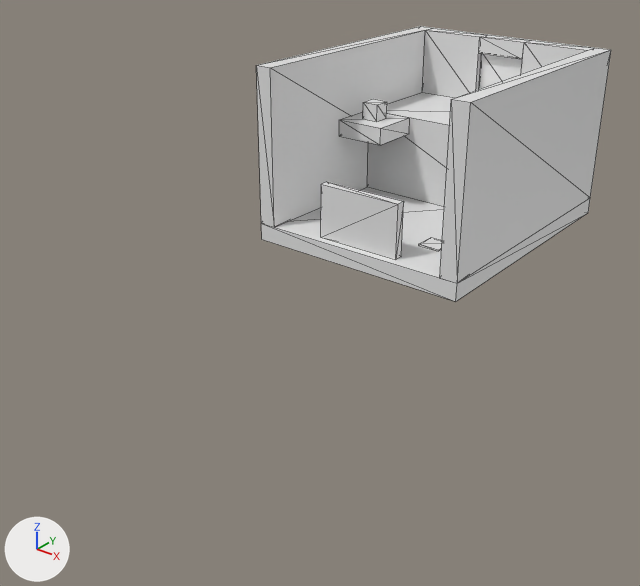
Before and after pictures for a commit that changed the glTF model assets/scene/levels/levels.gltf.
Before and after are seen from a 50 mm lens placed at (26.0, -12.7, 25.2), pointed at (-0.7, 20.6, 4.5). Arrows for +X, +Y and +Z are at lower left; the lights stay in place. Mesh edges are drawn as thin lines. Where no turn or scale is listed for an object, it has been applied to the vertices.

Objects in the first picture: 'CompanionCube.001', 'Door.002', 'Floor.002', 'LevelTrigger.002', 'UnitCube', 'UnitCube.002', 'UnitCube.003', 'UnitCube.004', 'UnitCube.005', 'WallNLeft.002', 'WallNRight.002'.
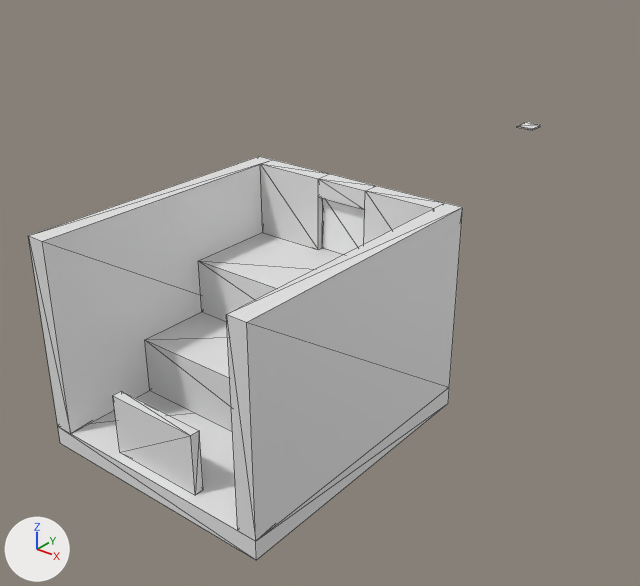
Commit message: Add cat cube

What differs and where, as boxes [x1, y1, x2, y2] in the pictures (640 x 586 px):
'WallE.001', added
    after: [226, 203, 463, 541]
'WallW.001', added
    after: [29, 156, 273, 434]
'UnitCube.002', deleted
    before: [440, 48, 611, 283]
'UnitCube', deleted
    before: [256, 26, 431, 227]
'Floor', added
    after: [58, 388, 449, 560]
'LevelTrigger.002', reshaped, moved (8% wider, 33% taller)
    before: [321, 182, 404, 260]
    after: [113, 391, 203, 495]
'Floor.002', deleted
    before: [261, 187, 590, 302]
'WallNLeft.002', moved
    before: [422, 28, 488, 97]
    after: [260, 160, 329, 250]
'Step1', added
    after: [145, 312, 233, 432]
'UnitCube.003', deleted
    before: [367, 92, 455, 206]
'Step2', added
    after: [198, 233, 343, 322]
'WallNRight.002', moved
    before: [521, 40, 594, 74]
    after: [364, 186, 445, 244]
'Door.002', moved
    before: [479, 54, 522, 89]
    after: [322, 198, 365, 254]
'UnitCube.005', moved
    before: [479, 35, 530, 59]
    after: [318, 174, 377, 210]
'UnitCube.004', deleted
    before: [339, 112, 410, 145]
'CompanionCube.001', reshaped, moved (not visible afterwards)
    before: [363, 99, 387, 121]
'Plate2.001', reshaped (not visible before)
    after: [517, 122, 541, 130]

What the commit changed:
Picture 'cat-cube' (img_cat_cube) is new.
Material 'palette.001' (mat_palette_001) is new.
Its texture is img_cat_cube.
Its roughness is 1.0.
Mesh me_cube_023 is new.
It is a copy of me_cube_023.
Mesh me_cube_016 is new.
It is a copy of me_cube_016.
Mesh me_cube_053 is new.
It is a copy of me_cube_053.
Mesh me_untitled_001 is new.
It has 1708 vertices, 3408 faces and spans x -0.533..0.533, y -0.533..0.533, z 0.0..1.067.
It uses material mat_palette_001 (picture img_cat_cube).
Object 'UnitCube.003' (ob_unitcube_003) is deleted.
Object 'Floor.002' (ob_floor_002) is deleted.
Object 'CompanionCube.001' (ob_companioncube_001) now shows me_cube_053 instead of me_cube_056.
Object 'CompanionCube.001' (ob_companioncube_001) moves from (-4.0, 30.0, 12.0) to (-3.0, 10.0, 1.0).
Object 'UnitCube' (ob_unitcube) is deleted.
Object 'UnitCube.002' (ob_unitcube_002) is deleted.
Object 'UnitCube.004' (ob_unitcube_004) is deleted.
Object 'Door.002' (ob_door_002) moves from (-4.0, 33.0, 13.0) to (-4.0, 17.0, 8.0).
Object 'Plate2.001' (ob_plate2_001) now shows me_cube_023 instead of me_cube_063.
Object 'WallNRight.002' (ob_wallnright_002) moves from (2.0, 38.0, 12.0) to (2.0, 22.0, 7.0).
Object 'WallNLeft.002' (ob_wallnleft_002) moves from (-5.0, 38.0, 12.0) to (-5.0, 22.0, 7.0).
Object 'UnitCube.005' (ob_unitcube_005) moves from (-1.0, 38.0, 15.0) to (-1.0, 22.0, 10.0).
Object 'LevelTrigger.002' (ob_leveltrigger_002) now shows me_cube_016 instead of me_cube_020.
Object 'LevelTrigger.002' (ob_leveltrigger_002) moves from (2.0, 24.5, 7.0) to (2.0, 9.5, 1.0).
Object 'Untitled' (ob_untitled) is new; it shows me_untitled_001.
Its location is (-2.0, 10.0, 0.5).
Object 'Floor' (ob_floor) is new; it shows a copy of the mesh of ob_floor.
Its location is (6.0, 8.0, 0.0).
Object 'Step1' (ob_step1) is new; it shows a copy of the mesh of ob_step1.
Its location is (-6.0, 14.0, 1.0).
Object 'Step2' (ob_step2) is new; it shows a copy of the mesh of ob_step2.
Its location is (-6.0, 17.0, 4.0).
Object 'WallE.001' (ob_walle_001) is new; it shows a copy of the mesh of ob_walle_001.
Its location is (6.0, 8.0, 1.0).
Object 'WallW.001' (ob_wallw_001) is new; it shows a copy of the mesh of ob_walle_001.
Its location is (-6.0, 8.0, 1.0).
